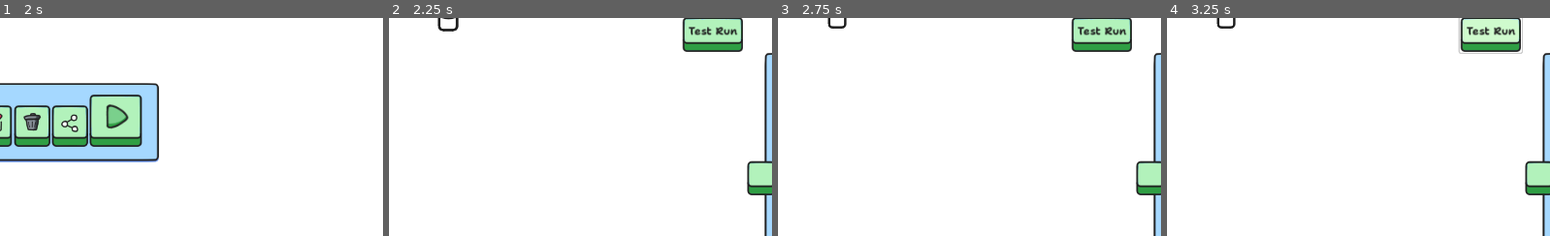
Above: before the commit, frames 1-4 (left to right).
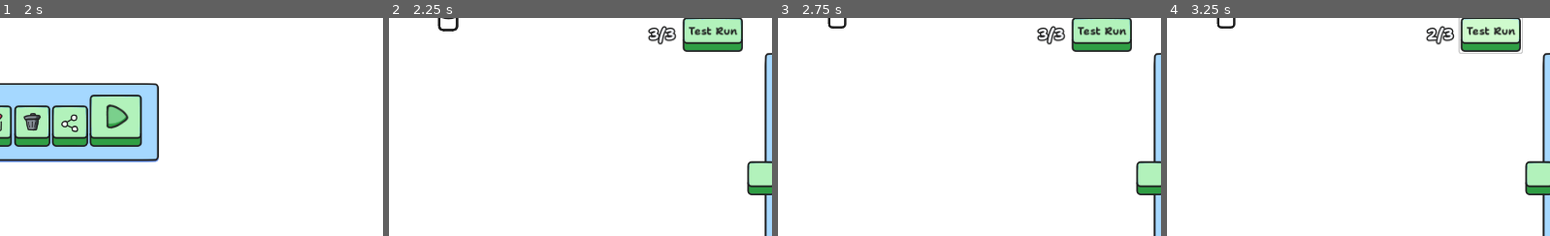
Above: after the commit, the same moments.

Repository: sininen-blue/logic-gate-tesseract
Game: Godot game, scene res://ui/title_page.tscn
Same seed, same stepped clock (60 frames per second), same inputs: the game is played once before the commit and once after it.
Inputs (mouse positions are % of the whole screen's width and height, from its top left):
- Up to frame 1 (2 s): click "Play" at 0.5 s; click "Play" at 1.25 s
- Up to frame 2 (2.25 s): click (65, 36) at 2 s
- Up to frame 3 (2.75 s): no input
- Up to frame 4 (3.25 s): click "Test Run" at 2.75 s
The pictures show only the part of the screen within x 50-100%, y 13-63%; the shares and areas given below are measured in that part.

Frame 1 is identical in both runs. In frame 2, 0.4% of the frame differs, in the area x 67-76%, y 3-13%; in frame 3, 0.4%; in frame 4, 0.4%.

Commit message:
test try amount

Diff:
--- a/simulation/simulation-manager.gd
+++ b/simulation/simulation-manager.gd
@@ -3,7 +3,7 @@
 
 const TRASH_BIN_OPEN = preload("res://assets/simulation/trashBin/trashBin-open.png")
 const TRASH_BIN = preload("res://assets/simulation/trashBin/trashBin.png")
-
+const MAX_TEST_COUNT: int = 3
 
 enum {
 	IDLE,
@@ -21,6 +21,7 @@
 
 var mouse_in_trash_bin: bool = false
 var time_spent: int = 0
+var test_count: int = MAX_TEST_COUNT
 
 @export var GATE_SCENE : PackedScene
 @onready var LEVEL : JSON = DataManager.current_level
@@ -44,6 +45,8 @@
 @onready var button_container: FlowContainer = $CanvasLayer/UI/FlowContainer
 
 @onready var side_truth_table: Panel = $CanvasLayer/UI/SideTruthTable
+@onready var test_run_button: Button = $CanvasLayer/UI/TestRunButton
+@onready var test_count_label: Label = $CanvasLayer/UI/TestRunButton/TestCountLabel
 
 func _ready() -> void:
 	randomize()
@@ -365,6 +368,9 @@
 
 
 func _on_test_run_button_pressed() -> void:
+	test_count -= 1
+	test_count_label.text = str(test_count,"/",MAX_TEST_COUNT)
+
 	var truth_table : Array[Array] = generate_truth_table(len(start_gates))
 	var end_values : Array[String]
 	for row in truth_table:
@@ -384,6 +390,10 @@
 		start.value = 0
 
 	side_truth_table.set_row_checks(end_values)
+
+	if test_count <= 0:
+		test_run_button.disabled = true
+		test_count_label.text = str(0,"/",MAX_TEST_COUNT)
 
 
 
--- a/simulation/simulation.tscn
+++ b/simulation/simulation.tscn
@@ -71,6 +71,15 @@
 grow_horizontal = 0
 text = "Test Run"
 
+[node name="TestCountLabel" type="Label" parent="CanvasLayer/UI/TestRunButton"]
+layout_mode = 0
+offset_left = -49.0
+offset_top = 11.0
+offset_right = -9.0
+offset_bottom = 42.0
+theme = ExtResource("3_caabb")
+text = "3/3"
+
 [node name="SideTruthTable" type="Panel" parent="CanvasLayer/UI"]
 layout_mode = 1
 anchors_preset = 6
